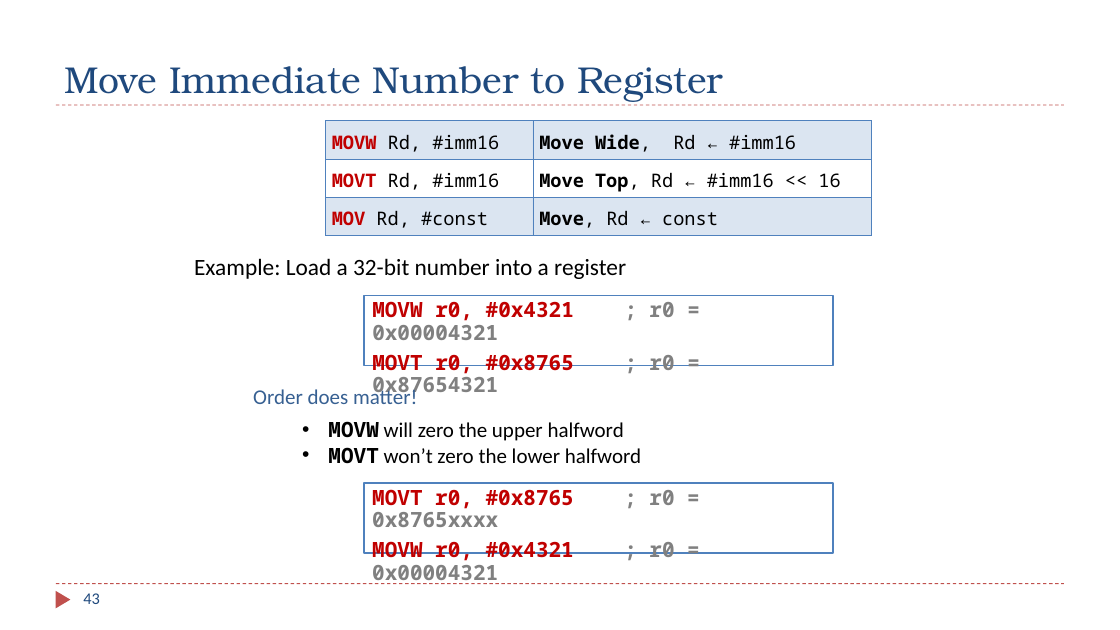
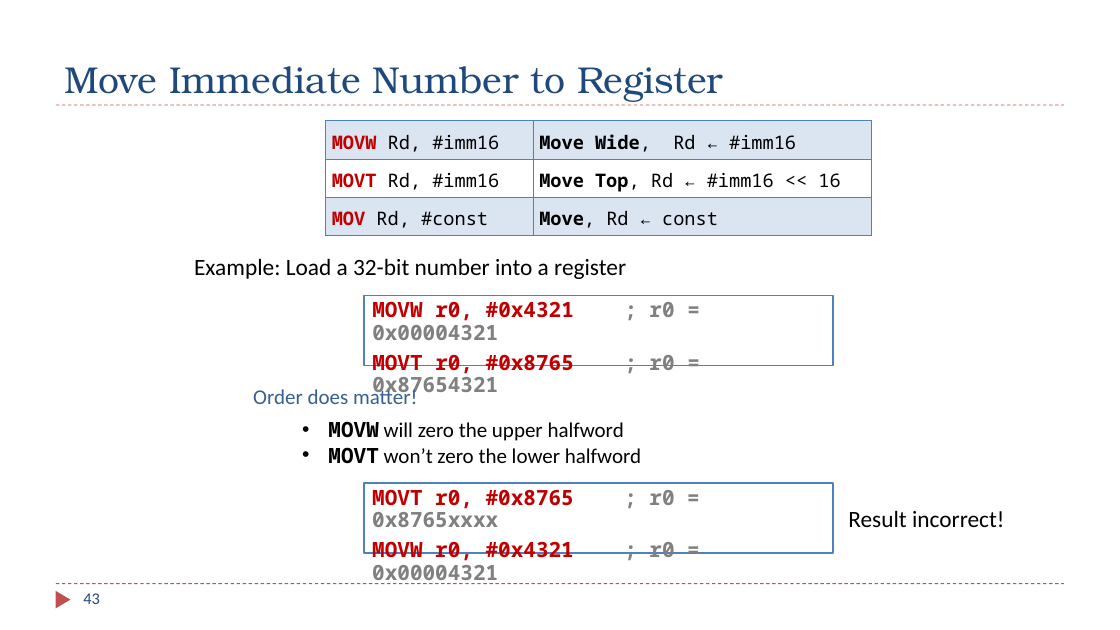
Before and after one commit to guhofstra/CSC111Fa26, a slide deck: slide 43 of PPTs/Ch4_ARM_Arithmetic_Logic.pptx. Drawn at 1120x630 pixels with LibreOffice and Linux fonts; fonts in the diff are those of the drawing. Boxes give left, top, right and bottom in pixels: in the first picture for what was removed or moved away, otherwise in the second. Text is boxed around its words. In the diff, an @@ line names an element or a change of style, - is before the commit and + after.

```diff
--- a/PPTs/Ch4_ARM_Arithmetic_Logic.pptx
+++ b/PPTs/Ch4_ARM_Arithmetic_Logic.pptx
@@ text added at [848,510,1005,527], 20 pt, text #000000 @@
+Result incorrect!
```
Also in this commit, not shown: 4 other slides changed, 1 other file.
